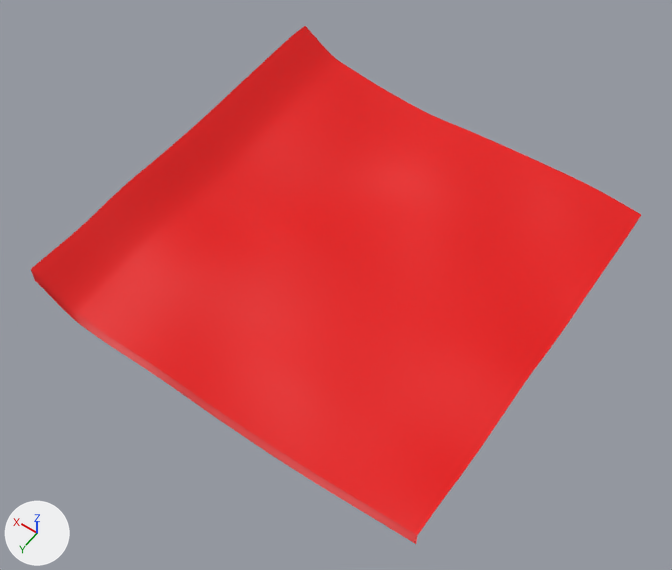
One commit to the glTF model public/assets/testmap/terrain_1_3.glb: the scene before it, then after it.
The view is the same before and after, from a 50 mm lens placed at (-64.1, 132.6, 82.8), pointed at (-25.8, 79.1, -1.3). Every picture has the same lights, and +X, +Y and +Z are marked at lower left. The picture after the commit comes second. Vertices at exactly the same position are counted once.

In view in the first picture: 'terrain_1_3.0', 'terrain_1_3.1'.
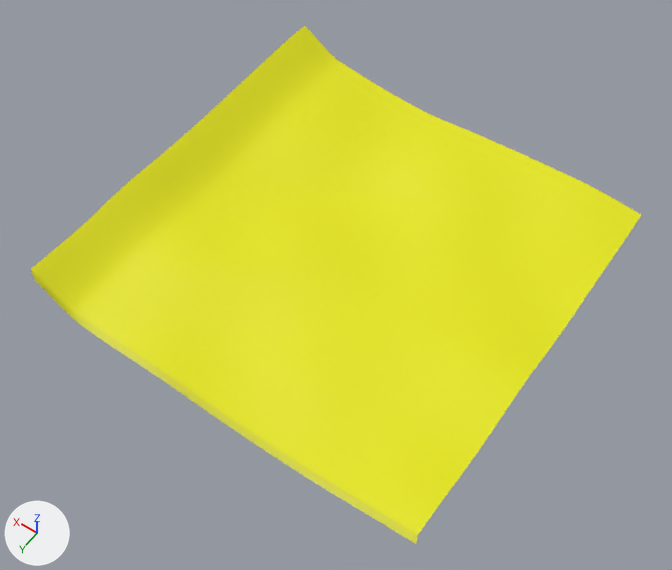
Pixel boxes [x1, y1, x2, y2] of what changed, in the pictures (672 x 570 px):
part 1 of me_terrain_1_3_0, recoloured (red to yellow): [31, 26, 641, 536] in both
part 2 of me_terrain_1_3_1, recoloured: [31, 270, 417, 544] in both

The change in detail:
me_terrain_1_3_0 has 2601 vertices, 5000 faces and spans x -50.0..0.0, y 50.0..100.0, z -0.8..5.8.
me_terrain_1_3_0 is used by ob_terrain_1_3_0; location (0.0, 0.0, 0.0).
me_terrain_1_3_0 part 1: 5000 faces centred in x -49.7..-0.3, y 50.3..99.7, z -0.8..5.5 are repainted in the vertex colours; the middle colour goes from red #ff0000 to yellow #ffff00.
me_terrain_1_3_1 has 102 vertices, 100 faces and spans x -50.0..0.0, y 100.0, z -2.5..4.0.
me_terrain_1_3_1 is used by ob_terrain_1_3_1; location (0.0, 0.0, 0.0).
me_terrain_1_3_1 part 2: 100 faces centred in x -49.7..-0.3, y 100.0, z -1.8..3.1 are repainted in the vertex colours; the middle colour goes from red #ff0000 to yellow #ffff00.
